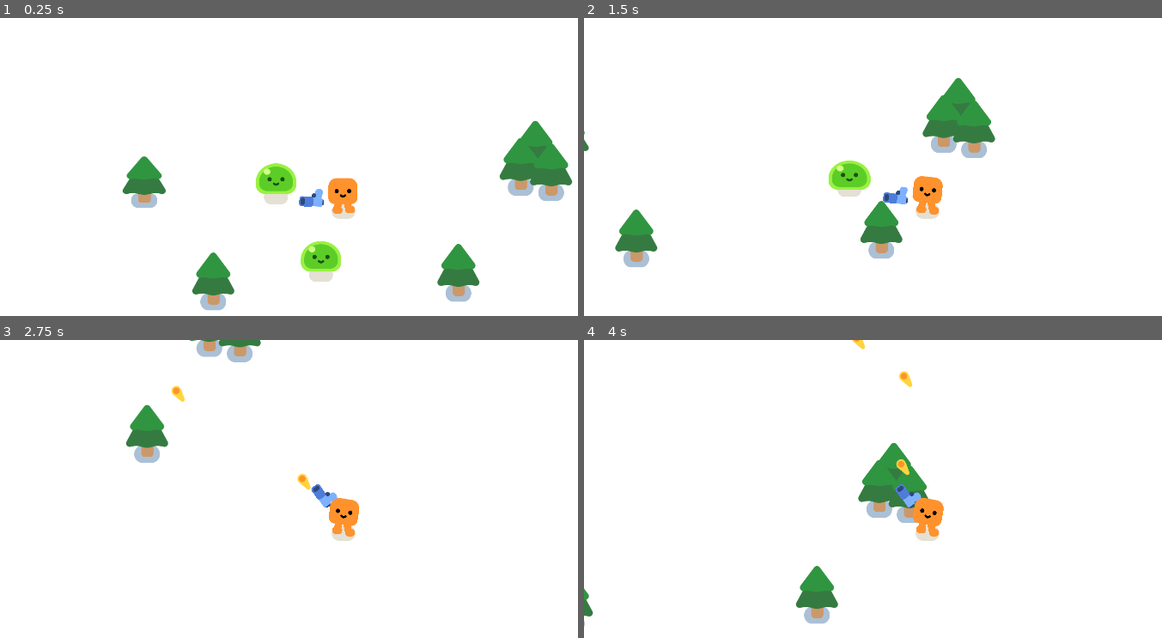
Above: before the commit, frames 1-4 (two rows, left to right).
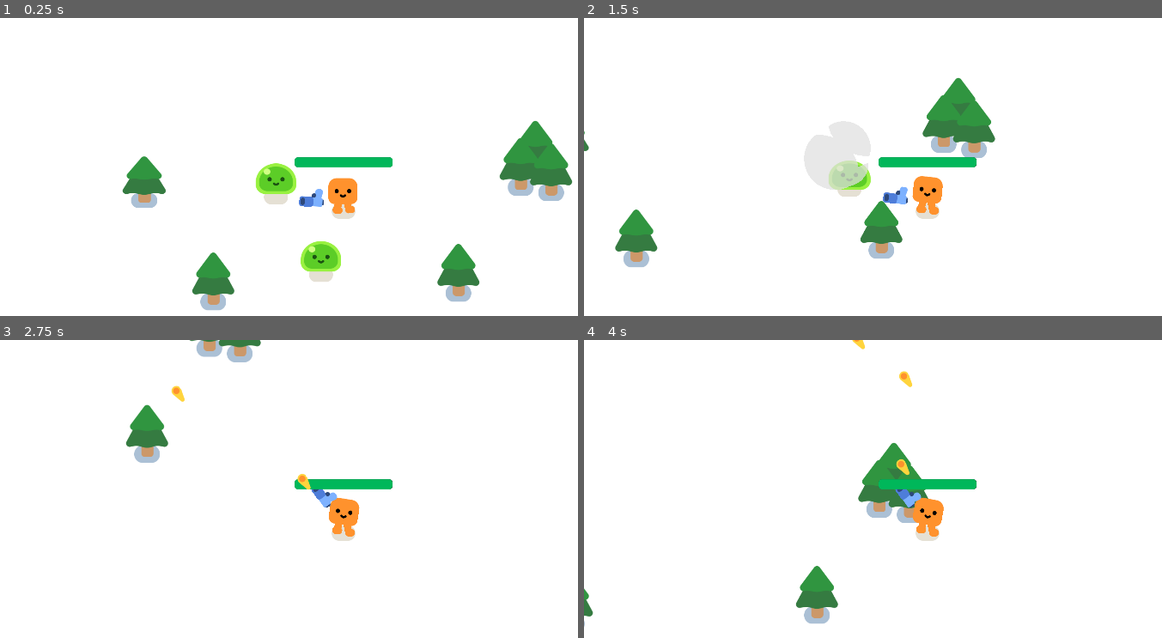
Above: after the commit, the same moments.

Repository: carlinaceo28/Aprendendo-Godot
Game: Godot game, scene res://survivors_game.tscn
Two runs of this game, one before a commit and one after it. Both use one fixed random seed, a clock stepped at 60 frames per second and the inputs below.
Inputs:
- Up to frame 1 (0.25 s): no input
- Up to frame 2 (1.5 s): hold D (move_right) 0.53-1.28 s; hold S (move_down) from 1.28 s (still down)
- Up to frame 3 (2.75 s): release S (move_down) at 2.03 s; hold D (move_right) from 2.03 s (still down)
- Up to frame 4 (4 s): release D (move_right) at 2.78 s; hold W (move_up) 2.78-3.53 s; hold A (move_left) from 3.53 s (still down)

The runs differ from the first frame. In frame 1, 0.6% of the frame differs, in the area x 50-68%, y 46-51%; in frame 2, 1.1%, in the area x 42-68%, y 46-58%; in frame 3, 0.5%; in frame 4, 0.6%.

Commit message:
:sparkles: feat: Dano e barra de vida feitos

Diff:
--- a/Player.tscn
+++ b/Player.tscn
@@ -6,6 +6,23 @@
 
 [sub_resource type="CircleShape2D" id="CircleShape2D_aklkx"]
 radius = 37.0135
+
+[sub_resource type="CircleShape2D" id="CircleShape2D_bytgy"]
+radius = 43.1045
+
+[sub_resource type="StyleBoxFlat" id="StyleBoxFlat_8ki4c"]
+bg_color = Color(0.18359, 0.18359, 0.18359, 1)
+corner_radius_top_left = 8
+corner_radius_top_right = 8
+corner_radius_bottom_right = 8
+corner_radius_bottom_left = 8
+
+[sub_resource type="StyleBoxFlat" id="StyleBoxFlat_yckot"]
+bg_color = Color(3.22476e-06, 0.718896, 0.353637, 1)
+corner_radius_top_left = 8
+corner_radius_top_right = 8
+corner_radius_bottom_right = 8
+corner_radius_bottom_left = 8
 
 [node name="Player" type="CharacterBody2D"]
 script = ExtResource("1_rs7aw")
@@ -20,3 +37,23 @@
 
 [node name="Player_gun" parent="." instance=ExtResource("3_82mqa")]
 position = Vector2(3, -34)
+
+[node name="HurtBox" type="Area2D" parent="."]
+unique_name_in_owner = true
+collision_layer = 0
+collision_mask = 2
+
+[node name="CollisionShape2D" type="CollisionShape2D" parent="HurtBox"]
+shape = SubResource("CircleShape2D_bytgy")
+debug_color = Color(0.994307, 0, 0.224177, 0.42)
+
+[node name="ProgressBar" type="ProgressBar" parent="."]
+unique_name_in_owner = true
+offset_left = -138.0
+offset_top = -148.0
+offset_right = 139.0
+offset_bottom = -121.0
+theme_override_styles/background = SubResource("StyleBoxFlat_8ki4c")
+theme_override_styles/fill = SubResource("StyleBoxFlat_yckot")
+value = 100.0
+show_percentage = false
--- a/player.gd
+++ b/player.gd
@@ -1,5 +1,8 @@
 extends CharacterBody2D
 
+signal health_depleted
+
+var health = 100.0
 
 func _physics_process(delta):
 	var direction = Input.get_vector("move_left", "move_right",
@@ -11,3 +14,12 @@
 		get_node("HappyBoo").play_walk_animation()
 	else:
 		%HappyBoo.play_idle_animation()
+
+	const DAMAGE_RATE = 5.0
+	var overlapping_mobs = %HurtBox.get_overlapping_bodies()
+
+	if overlapping_mobs.size() > 0:
+		health -= DAMAGE_RATE * overlapping_mobs.size() * delta
+		%ProgressBar.value = health
+		if health <= 0.0:
+			health_depleted.emit()
--- a/slime_mob.gd
+++ b/slime_mob.gd
@@ -14,5 +14,11 @@
 func take_damage():
 	health -= 1
 	%Slime.play_hurt()
+
 	if health == 0:
 		queue_free()
+
+		const SMOKE_SCENE = preload("res://smoke_explosion/smoke_explosion.tscn")
+		var smoke = SMOKE_SCENE.instantiate()
+		get_parent().add_child(smoke)
+		smoke.global_position = global_position
Not shown: 1 places in Player.tscn that only renumber resources
